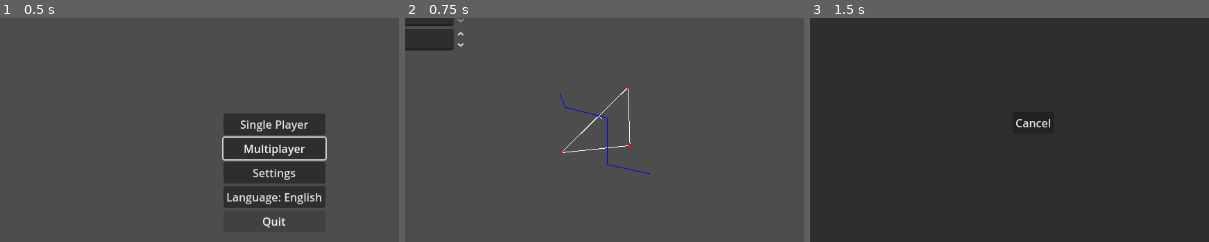
Above: before the commit, frames 1-3 (left to right).
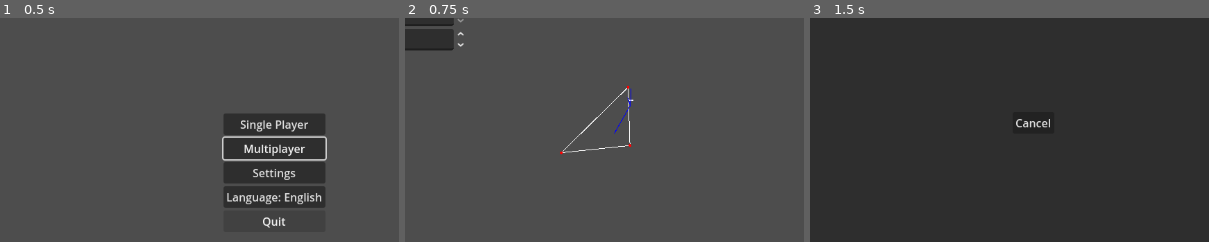
Above: after the commit, the same moments.

Repository: sepa79/CaravanWars
Game: Godot game, scene res://scenes/Main.tscn
Same seed, same stepped clock (60 frames per second), same inputs: the game is played once before the commit and once after it.
Inputs:
- Up to frame 1 (0.5 s): no input
- Up to frame 2 (0.75 s): click "Single Player" at 0.5 s
- Up to frame 3 (1.5 s): click "Start" at 1.25 s
The pictures show only the part of the screen within x 22-72%, y 29-79%; the shares and areas given below are measured in that part.

Frame 1 is identical in both runs. In frame 2, 0.3% of the frame differs, in the area x 38-62%, y 31-70%; in frame 3, nothing differs.

Commit message:
feat: vary road connections per city

Diff:
--- a/game/map/MapGenerator.gd
+++ b/game/map/MapGenerator.gd
@@ -44,7 +44,7 @@
     map_data["cities"] = cities
 
     var road_stage := RoadNetworkModule.new(rng)
-    var roads := road_stage.build_roads(cities, params.node_count)
+    var roads := road_stage.build_roads(cities, params.min_connections, params.max_connections)
     map_data["roads"] = roads
 
     var river_stage: RiverGenerator = RiverGeneratorModule.new(rng)
--- a/game/map/RoadNetwork.gd
+++ b/game/map/RoadNetwork.gd
@@ -10,9 +10,14 @@
     rng = _rng
 
 ## Builds primary trade routes between cities.
-## Pipeline: Delaunay triangulation → MST → k-nearest edges.
+## Pipeline: Delaunay triangulation → MST → per-city k-nearest edges.
 ## Villages are inserted every `village_spacing` units; a fort is placed near the center.
-func build_roads(cities: Array[Vector2], k: int = 2, village_spacing: float = 25.0) -> Dictionary:
+func build_roads(
+    cities: Array[Vector2],
+    min_connections: int = 1,
+    max_connections: int = 3,
+    village_spacing: float = 25.0
+) -> Dictionary:
     var nodes: Dictionary = {}
     var edges: Dictionary = {}
     var node_id: int = 1
@@ -31,6 +36,12 @@
     for e in mst_edges:
         final_edge_set[_pair_key(e.x, e.y)] = e
 
+    min_connections = clamp(min_connections, 1, cities.size() - 1)
+    max_connections = clamp(max_connections, min_connections, cities.size() - 1)
+    var k_values: Array[int] = []
+    for _city in cities:
+        k_values.append(rng.randi_range(min_connections, max_connections))
+
     for i in range(cities.size()):
         var distances: Array = []
         for j in range(cities.size()):
@@ -38,7 +49,8 @@
                 continue
             distances.append({"index": j, "dist": cities[i].distance_to(cities[j])})
         distances.sort_custom(func(a, b): return a["dist"] < b["dist"])
-        for n in range(min(k, distances.size())):
+        var k_i: int = k_values[i]
+        for n in range(min(k_i, distances.size())):
             var j: int = distances[n]["index"]
             final_edge_set[_pair_key(i, j)] = Vector2i(i, j)
 
Not shown, changed: CHANGELOG.md
